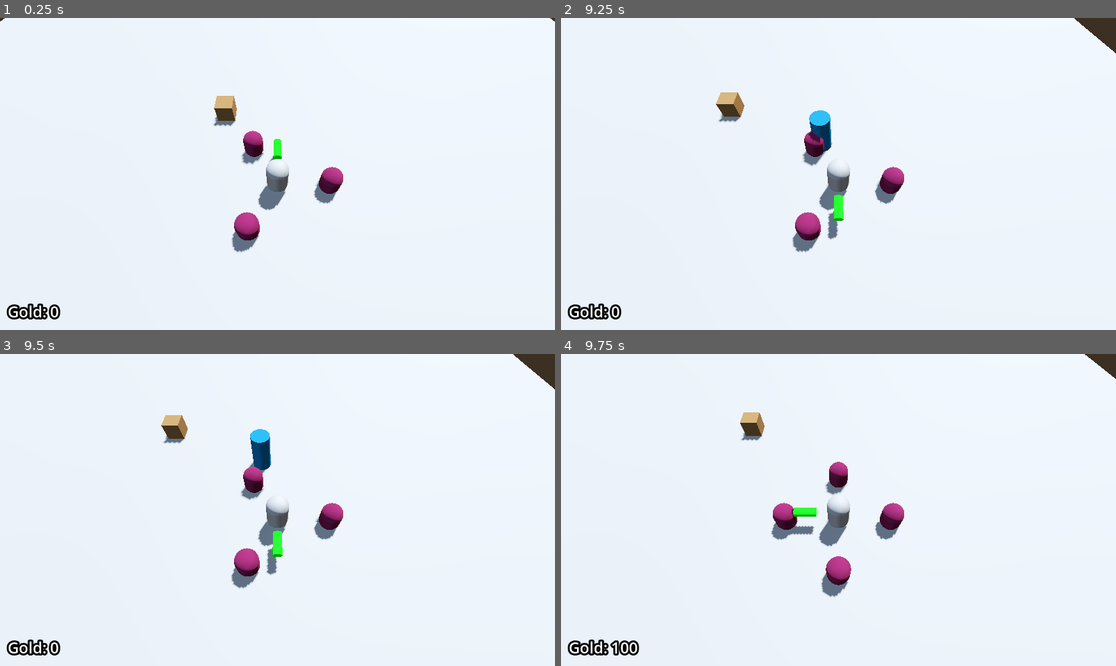
Above: before the commit, frames 1-4 (two rows, left to right).
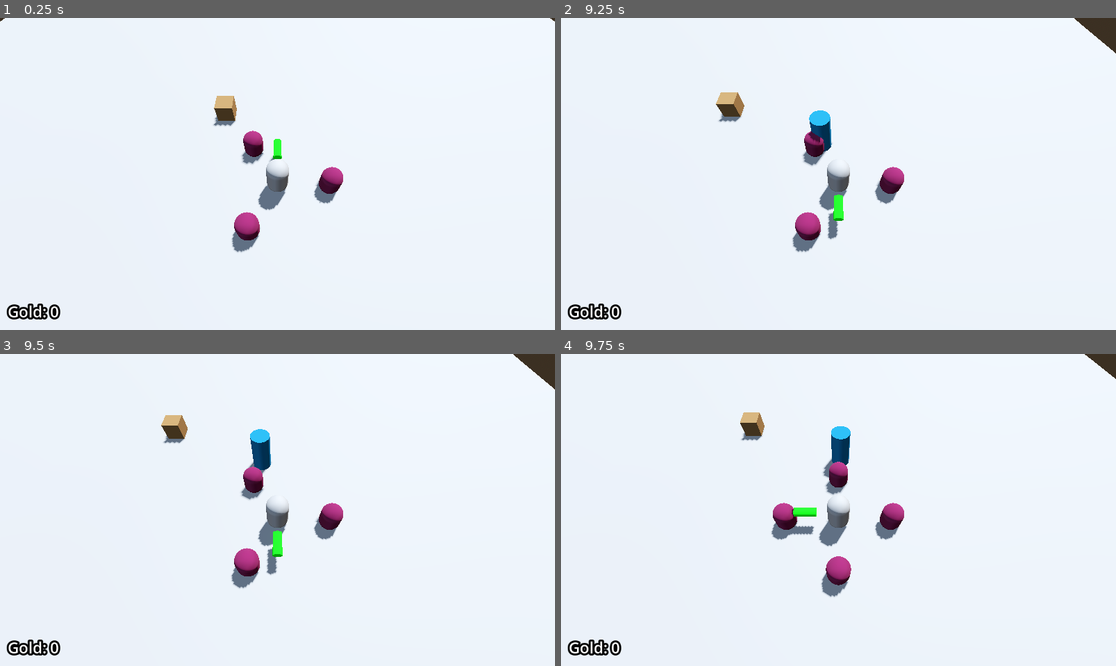
Above: after the commit, the same moments.

Repository: Ra-vanTech/ProjectBoozeArmy
Game: Godot game, scene res://Escena1_BoozeArmy.tscn
Two runs of this game, one before a commit and one after it. Both use one fixed random seed, a clock stepped at 60 frames per second and the inputs below.
Inputs (mouse positions are in pixels of both pictures, inside the frame that each line leads up to):
- Up to frame 1 (0.25 s): no input
- Up to frame 2 (9.25 s): tap Enter at 0.5 s; move the mouse to (960, 158) at 0.52 s; hold D (move_right) 0.53-1.28 s; tap Q (despawn_dwarf) at 0.6, 2.85, 5.85, 8.1 s; tap Space (jump) at 0.77, 1.52, 3.02, 4.25, 4.52, 5.27, 6.77, 7.52, 8.27 s; move the mouse to (727, 189) at 1.27 s; hold S (move_back) 1.28-2.03 s; right-click (727, 189) at 1.35 s; move the mouse to (894, 105) at 2.02 s; hold D (move_right) 2.03-2.78 s; tap E (spawn_dwarf) at 2.1, 5.1, 7.35 s; move the mouse to (810, 236) at 2.77 s; hold W (move_forward) 2.78-3.5 s; click "Reiniciar" at 3.5 s; move the mouse to (1005, 220) at 4.27 s; hold A (move_left) 4.28-5.78 s; right-click (1005, 220) at 4.35 s; move the mouse to (672, 127) at 5.02 s; move the mouse to (866, 174) at 5.77 s; hold S (move_back) 5.78-6.53 s; move the mouse to (755, 96) at 6.52 s; hold D (move_right) 6.53-7.28 s; right-click (755, 96) at 6.6 s; move the mouse to (960, 158) at 7.27 s; hold W (move_forward) 7.28-8.03 s; move the mouse to (727, 189) at 8.02 s; hold D (move_right) 8.03-8.78 s; move the mouse to (894, 105) at 8.77 s; hold S (move_back) from 8.78 s (still down); right-click (894, 105) at 8.85 s
- Up to frame 3 (9.5 s): keep holding S (move_back)
- Up to frame 4 (9.75 s): move the mouse to (810, 572) at 9.52 s; release S (move_back) at 9.53 s; hold A (move_left) from 9.53 s (still down); tap E (spawn_dwarf) at 9.6 s

Frames 1-3 are identical in both runs. In frame 4, 0.6% of the frame differs, in the area x 8-53%, y 23-97%.

Commit message:
[fix]Arreglo de las capas de collisiones en las que actua el enemy_1

Diff:
--- a/entities/enemies/non_static/enemy_1/scenes/enemy_1.tscn
+++ b/entities/enemies/non_static/enemy_1/scenes/enemy_1.tscn
@@ -23,6 +23,8 @@
 radius = 1.0
 
 [node name="Enemy" type="CharacterBody3D" unique_id=1268067690 groups=["enemy"]]
+collision_layer = 4
+collision_mask = 7
 script = ExtResource("1_fcrg4")
 health = 10.0
 COINS_DROPPED = 100
